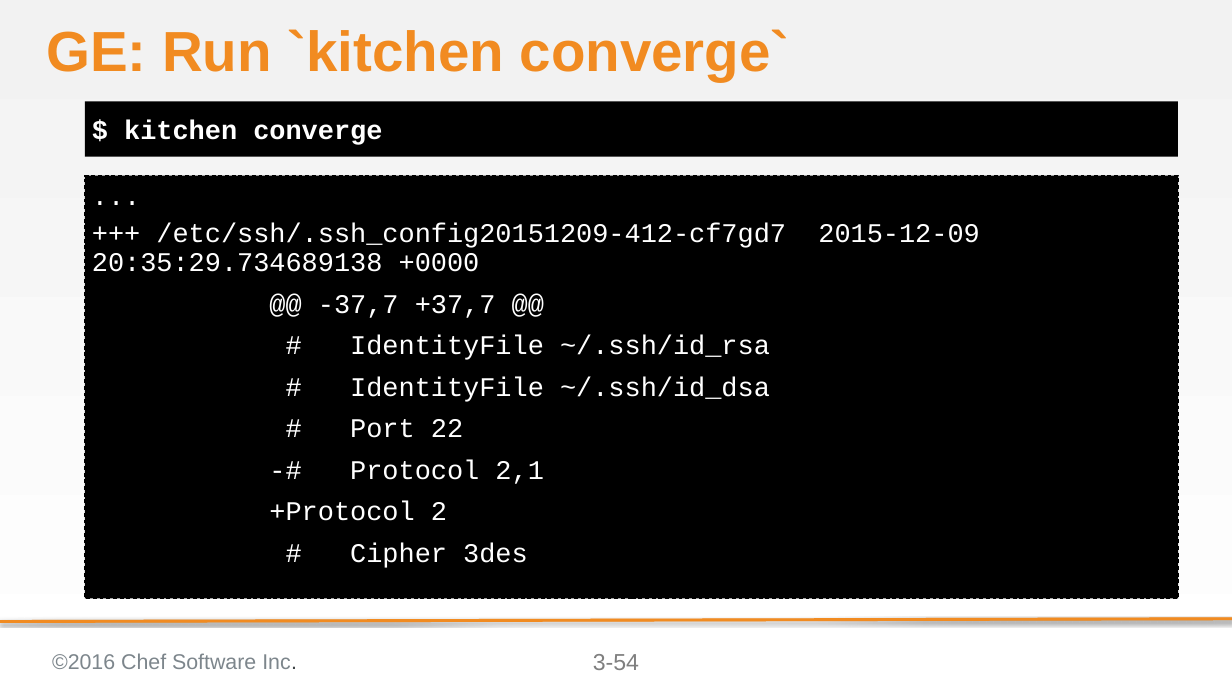
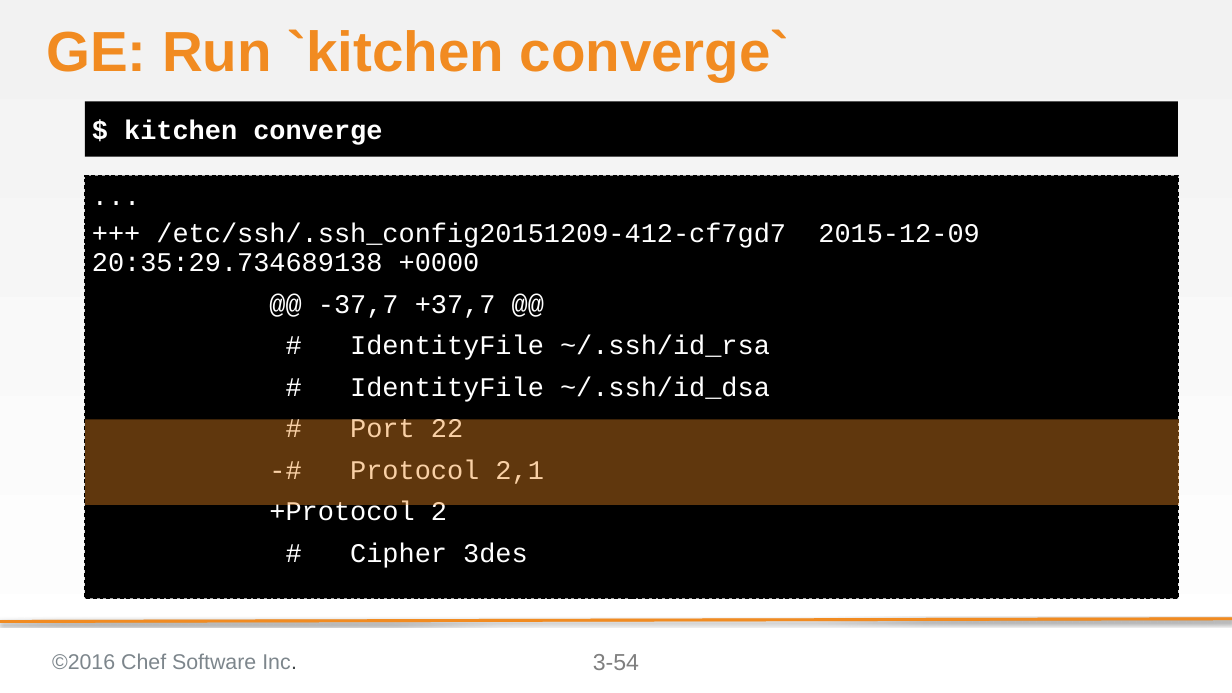
Before and after one commit to bchamby/chef-compliance-installation-configuration-operation, a slide deck: slide 54 of 03-initial-configuration-scans.pptx. Drawn at 1232x693 pixels with LibreOffice and Linux fonts; fonts in the diff are those of the drawing; background and template pictures are left out. Boxes give left, top, right and bottom in pixels: in the first picture for what was removed or moved away, otherwise in the second. Text is boxed around its words. In the diff, an @@ line names an element or a change of style, - is before the commit and + after.

```diff
--- a/03-initial-configuration-scans.pptx
+++ b/03-initial-configuration-scans.pptx
@@ rectangle added at [85,419,1179,504], fill #F18B21 at 40% opacity @@
```
Also in this commit, not shown: 2 other slides changed, 1 other file.
